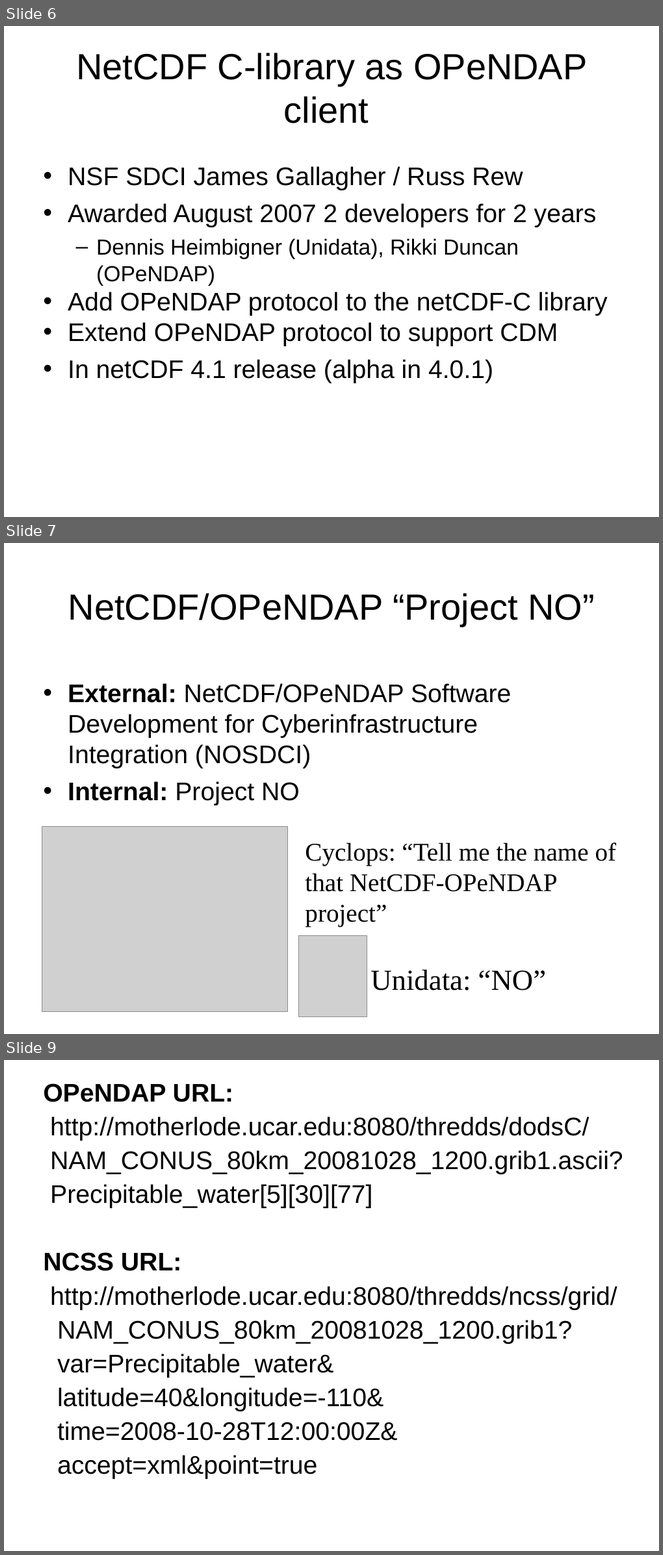
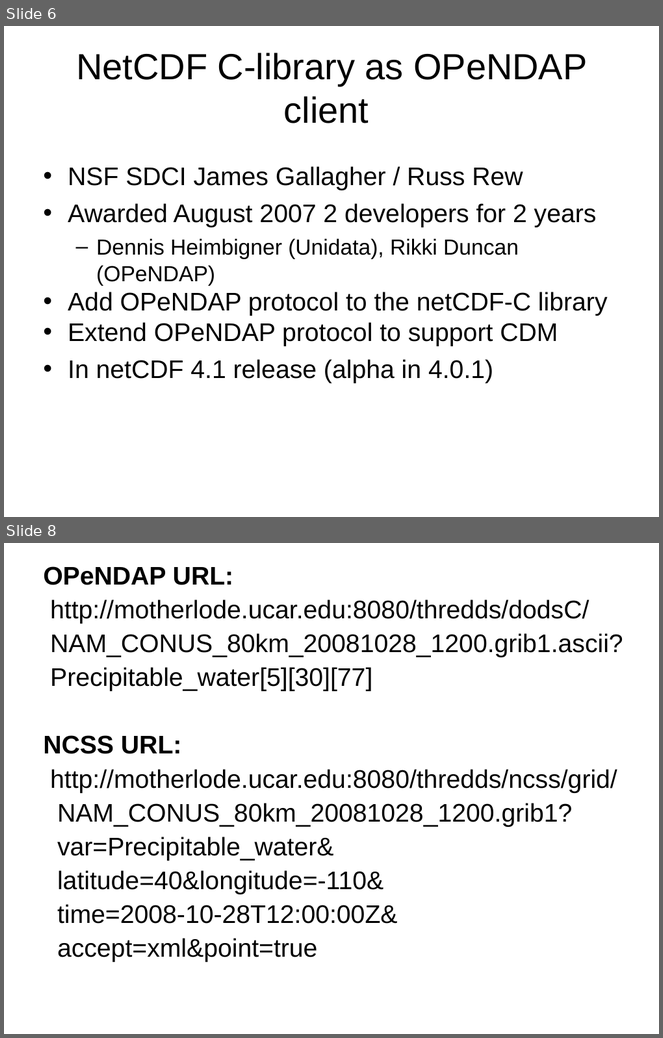
Before and after one commit to ooici-eoi/THREDDS, a slide deck: docs/web/thredds/tech/tutorial/TDS Data Services.ppt. Shown one above the other, each under a label of ours: slides 6, 7 and 9 before the commit, slides 6 and 8 after it; the slides between them are not shown. The pictures are 663x1555 and 663x1038 pixels, drawn with LibreOffice and Linux fonts; fonts in the diff are those of the drawing; grey boxes stand for pictures; background and template pictures are left out. Boxes give left, top, right and bottom in pixels: in the first picture for what was removed or moved away, otherwise in the second. Text is boxed around its words. In the diff, an @@ line names an element or a change of style, - is before the commit and + after.

```diff
--- a/docs/web/thredds/tech/tutorial/TDS Data Services.ppt
+++ b/docs/web/thredds/tech/tutorial/TDS Data Services.ppt
@@ slide 7 removed at [4,543,659,1034], background picture (left out) @@
@@ title removed at [68,593,595,626] @@
-NetCDF/OPeNDAP “Project NO”
@@ text removed at [68,683,512,806] @@
-• External: NetCDF/OPeNDAP Software Development for Cyberinfrastructure Integration (NOSDCI)
-• Internal: Project NO
@@ picture removed at [42,826,287,1012] @@
@@ text removed at [305,843,617,927] @@
-Cyclops: “Tell me the name of that NetCDF-OPeNDAP project”
@@ picture removed at [299,936,367,1017] @@
@@ text removed at [371,970,546,991] @@
-Unidata: “NO”
@@ what was slide 9 is now slide 8 @@
```
Also in this commit, not shown: 4 slides changed, 8 other files.
